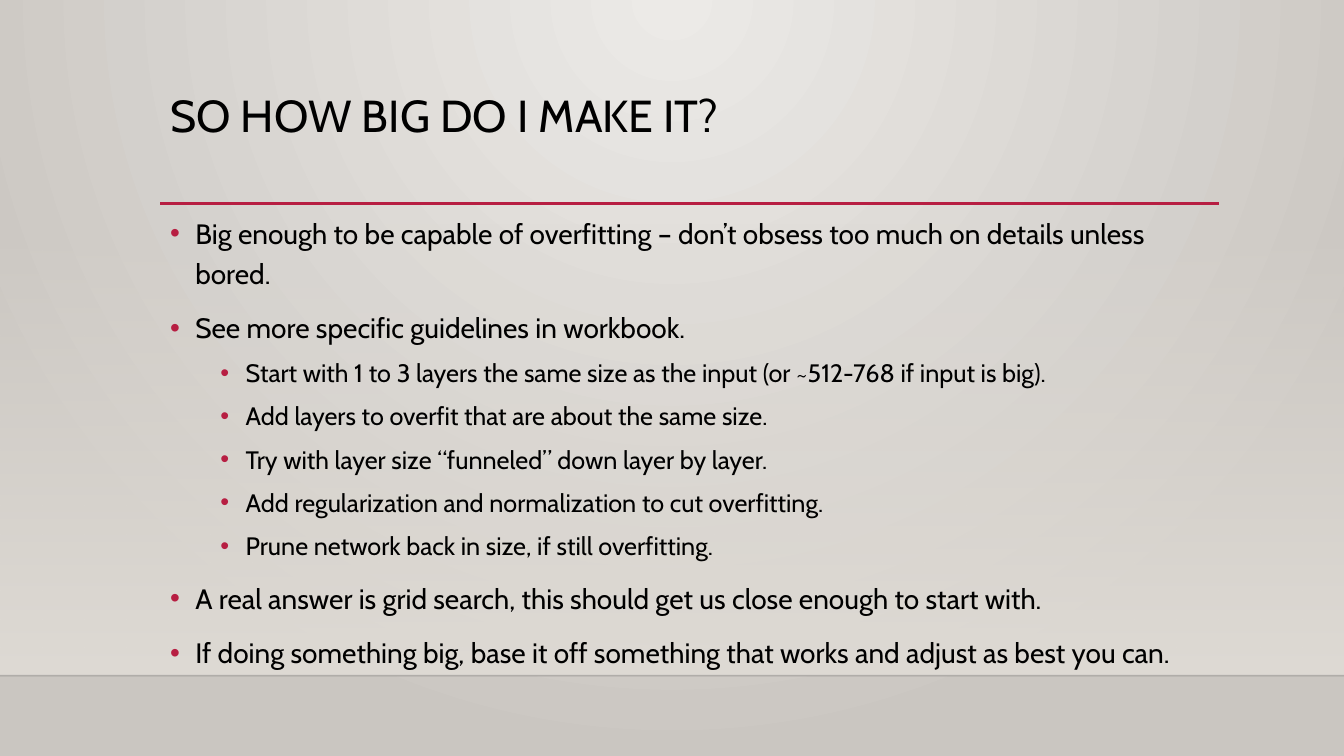
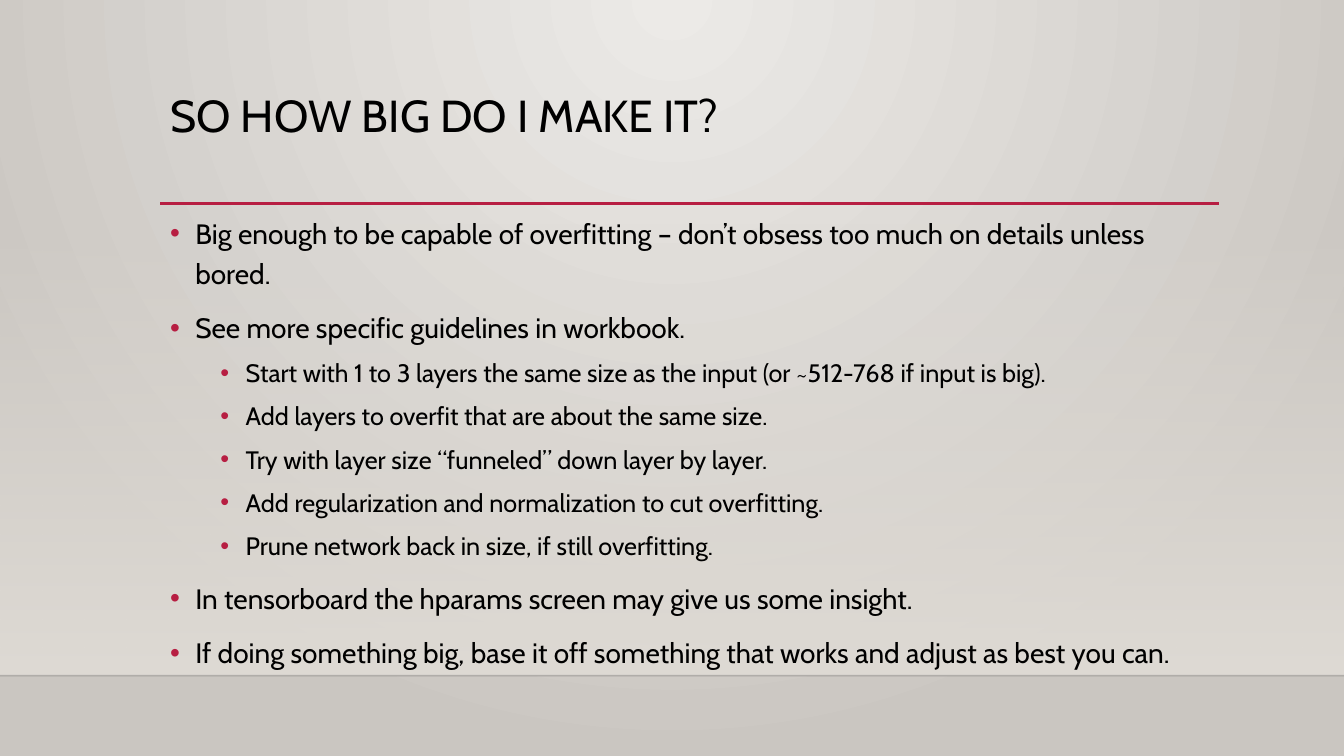
Before and after one commit to AkeemSemperDataScience/Intro_to_Machine_Learning_Students, a slide deck: slide 26 of reference_content/Slides/pytorch_optimization.pptx (slide 19 before the commit). Drawn at 1344x756 pixels with LibreOffice and Linux fonts; fonts in the diff are those of the drawing; background and template pictures are left out. Boxes give left, top, right and bottom in pixels: in the first picture for what was removed or moved away, otherwise in the second. Text is boxed around its words. In the diff, an @@ line names an element or a change of style, - is before the commit and + after.

```diff
--- a/reference_content/Slides/pytorch_optimization.pptx
+++ b/reference_content/Slides/pytorch_optimization.pptx
@@ text at (x1=195, y1=588, x2=912, y2=615): text changed @@
-• A real answer is grid search, this should get us close enough to start with.
+• In tensorboard the hparams screen may give us some insight.
```
Also in this commit, not shown: 1 other slide changed, 5 slides added, 1 slide removed, 1 other file.
